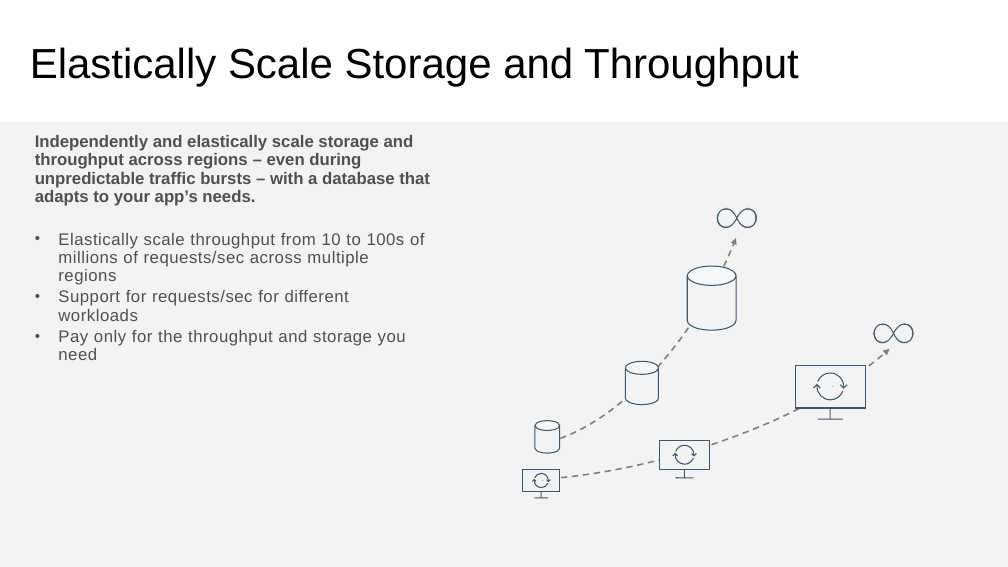
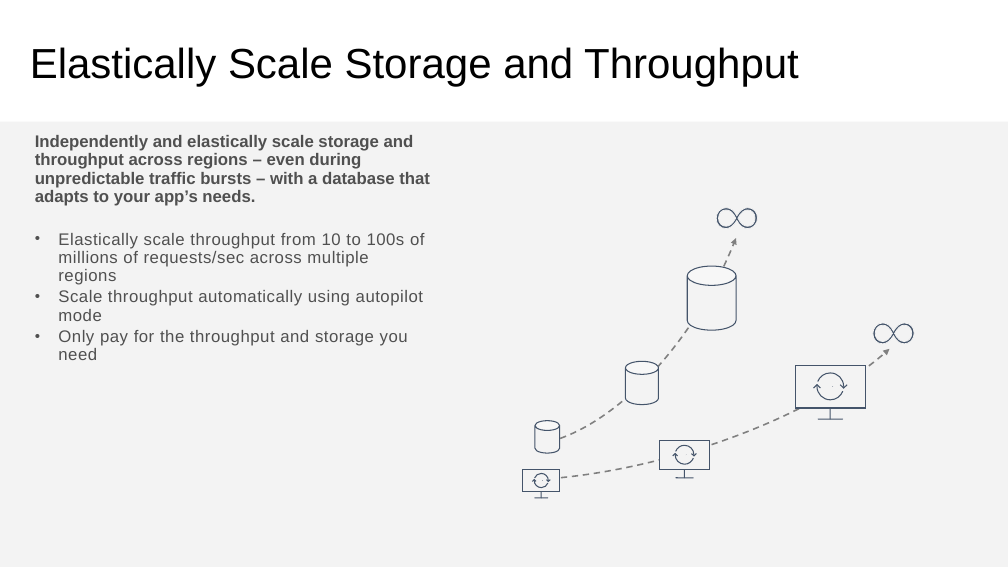
Before and after one commit to CosmosDB/labs, a slide deck: slide 7 of decks/Overview-Value-Proposition-Use-Cases.pptx. Drawn at 1008x567 pixels with LibreOffice and Linux fonts; fonts in the diff are those of the drawing. Boxes give left, top, right and bottom in pixels: in the first picture for what was removed or moved away, otherwise in the second. Text is boxed around its words. In the diff, an @@ line names an element or a change of style, - is before the commit and + after.

Commit message:
update autopilot content

```diff
--- a/decks/Overview-Value-Proposition-Use-Cases.pptx
+++ b/decks/Overview-Value-Proposition-Use-Cases.pptx
@@ text at [58, 290, 423, 360]: text changed @@
-• Support for requests/sec for different workloads
-• Pay only for the throughput and storage you need
+• Scale throughput automatically using autopilot mode
+• Only pay for the throughput and storage you need
```
Also in this commit, not shown: 2 other slides changed, 1 other file.
